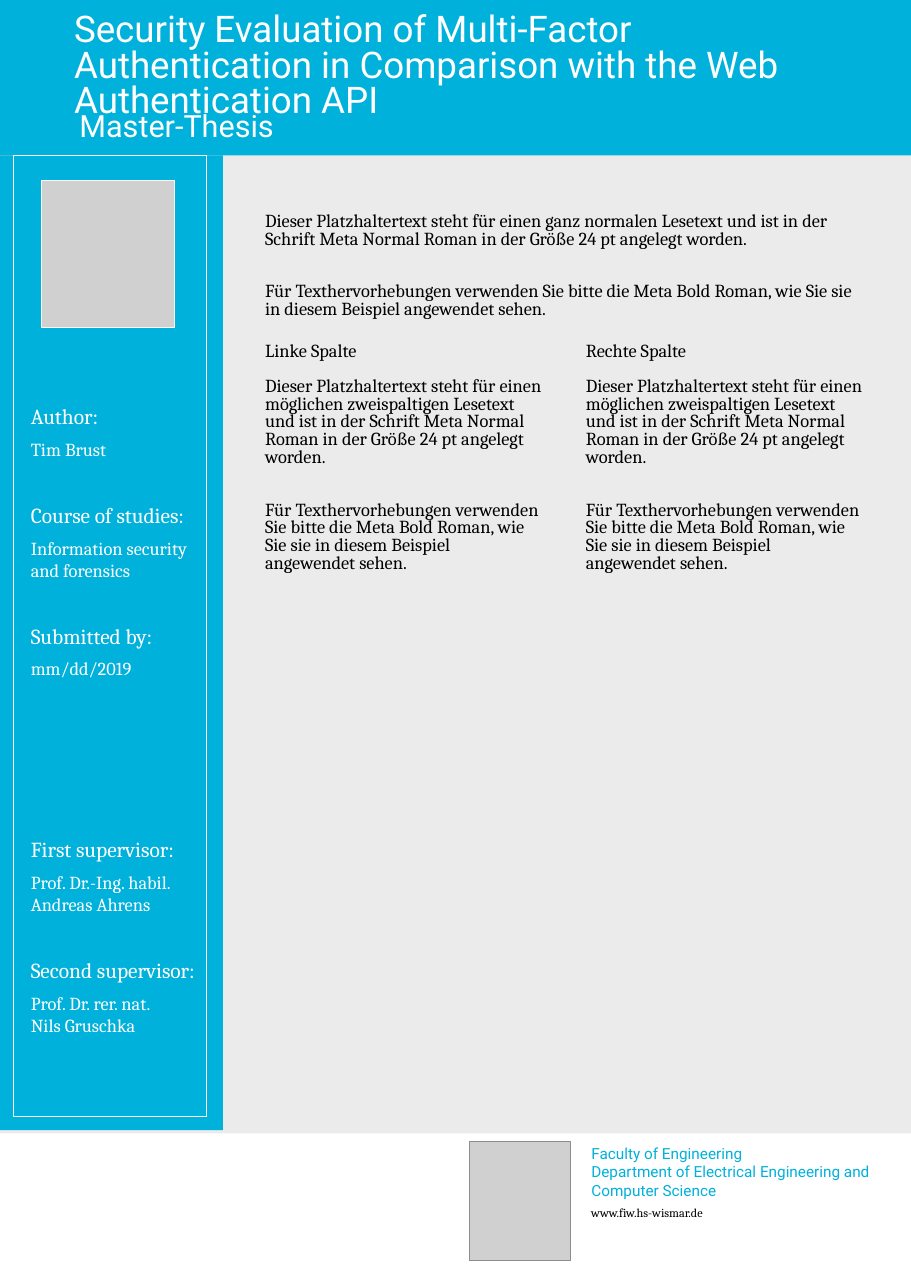
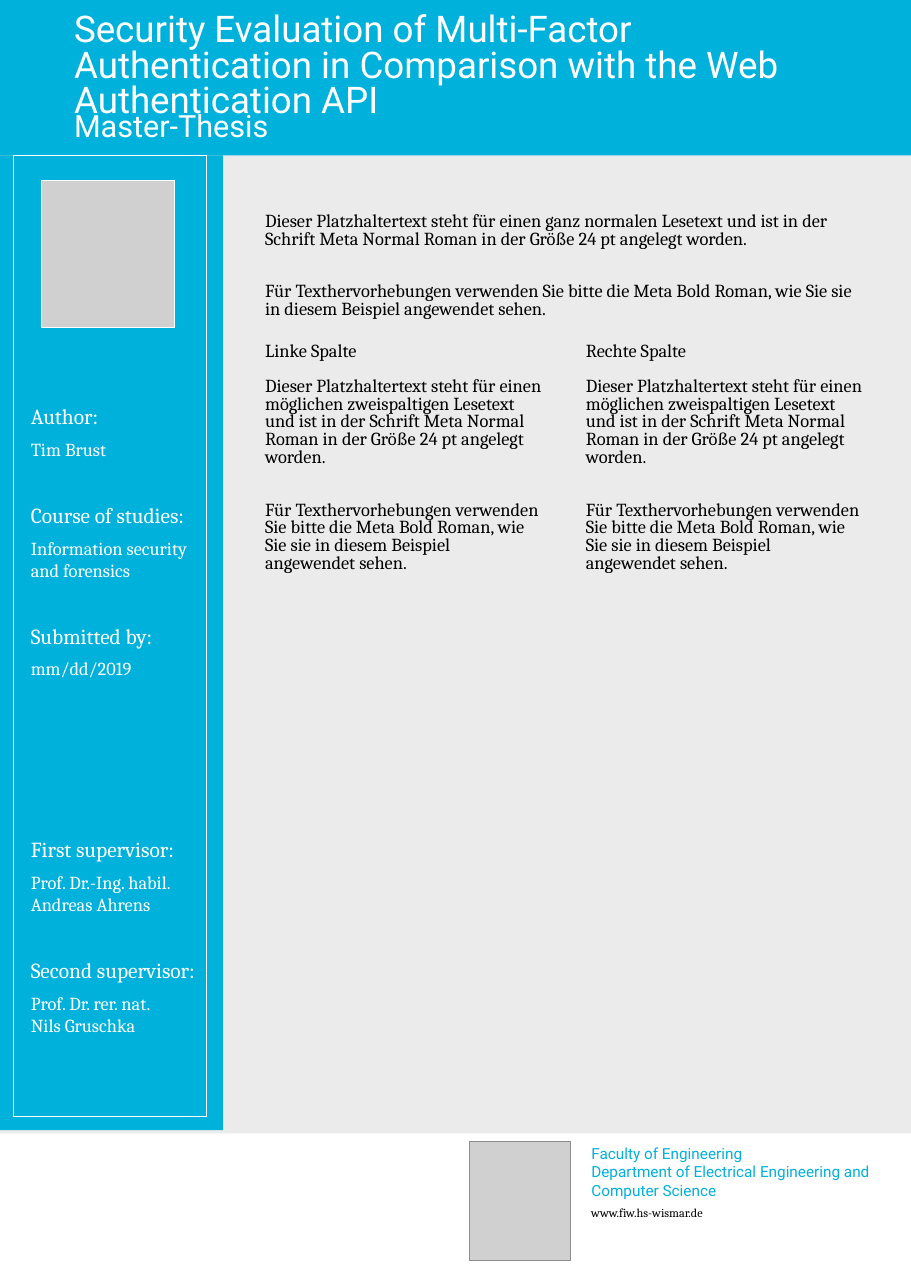
Before and after one commit to timbru31/masters-thesis, a slide deck: slide 1 of poster/Poster-FIW_Abschluss_A2-Meta.pptx. Drawn at 911x1288 pixels with LibreOffice and Linux fonts; fonts in the diff are those of the drawing; grey boxes stand for pictures. Boxes give left, top, right and bottom in pixels: in the first picture for what was removed or moved away, otherwise in the second. Text is boxed around its words. In the diff, an @@ line names an element or a change of style, - is before the commit and + after.

Commit message:
fix: poster headline centering

```diff
--- a/poster/Poster-FIW_Abschluss_A2-Meta.pptx
+++ b/poster/Poster-FIW_Abschluss_A2-Meta.pptx
@@ text "Master-Thesis": place and size @@
-text "Master-Thesis" at (79, 109, 273, 138)
+text "Master-Thesis" at (74, 109, 268, 138)
```
